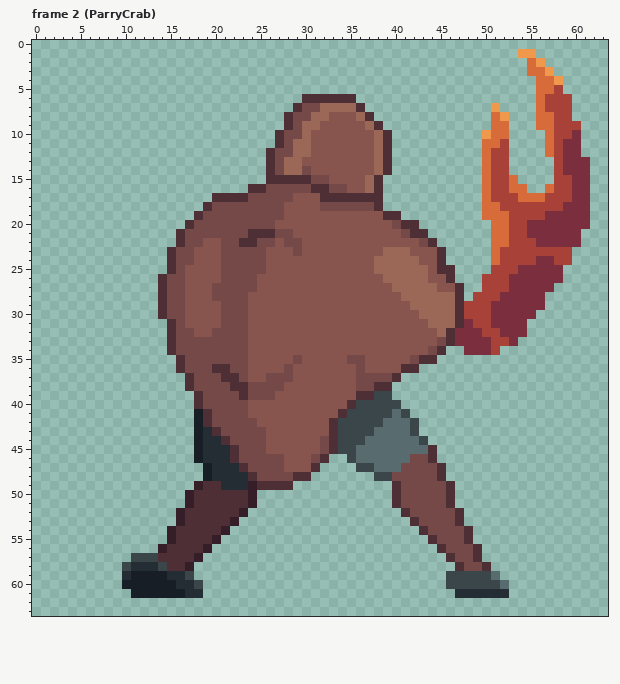
File history of a pixel-art file, Personal_Roberto/ASEPRITE/1. Liora/Liora_Cangrejo.aseprite. Above is the file before it was changed.
64x64 pixels, 10 frames. Shown: frame 2 (ParryCrab). The commit also changed other frames, which this record leaves out.
After the commit:
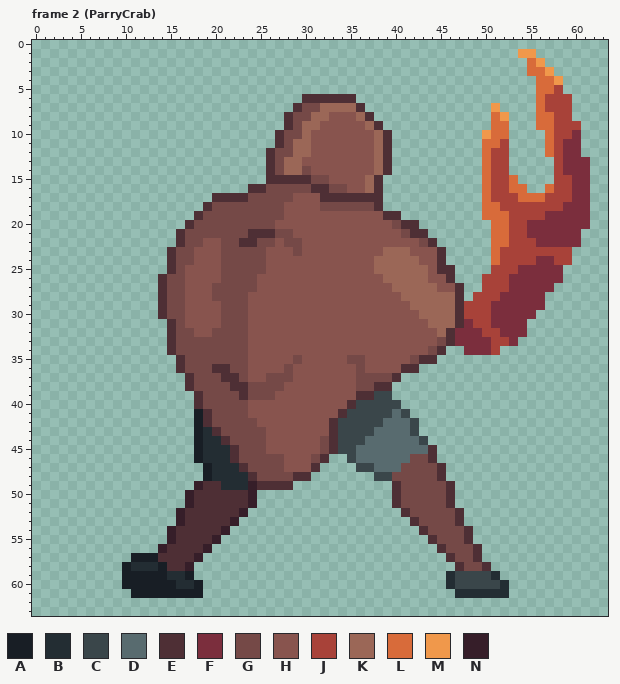
Palette (. is transparent): A #181e25  B #232d33  C #3a464a  D #586b6f  E #4e2f35  F #7b2e3d  G #754947  H #88544e  J #a84239  K #9b6757  L #d86b3a  M #f0984b  N #361e29
The edit:
Frame 2 (ParryCrab), layer "Flattened":
y 57: x 11..13 CCC -> AAA
y 58: x 10 C -> A; x 14 C -> A
y 59: x 10 B -> A; x 17 C -> A; x 46 C -> B; x 51 D -> B
y 60: x 18 C -> A; x 46 C -> B; x 52 D -> B
y 61: x 17..18 BB -> AA
Pixel boxes of the changes (left, top, right, bottom) in both pictures:
changed: (122, 553, 203, 598)
changed: (446, 571, 455, 589)
changed: (491, 571, 509, 589)
